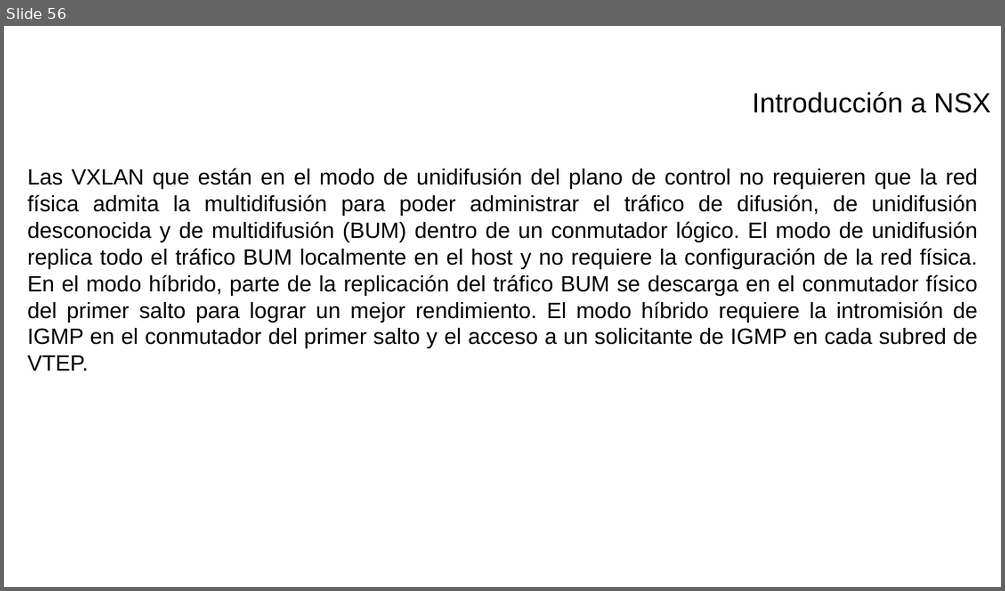
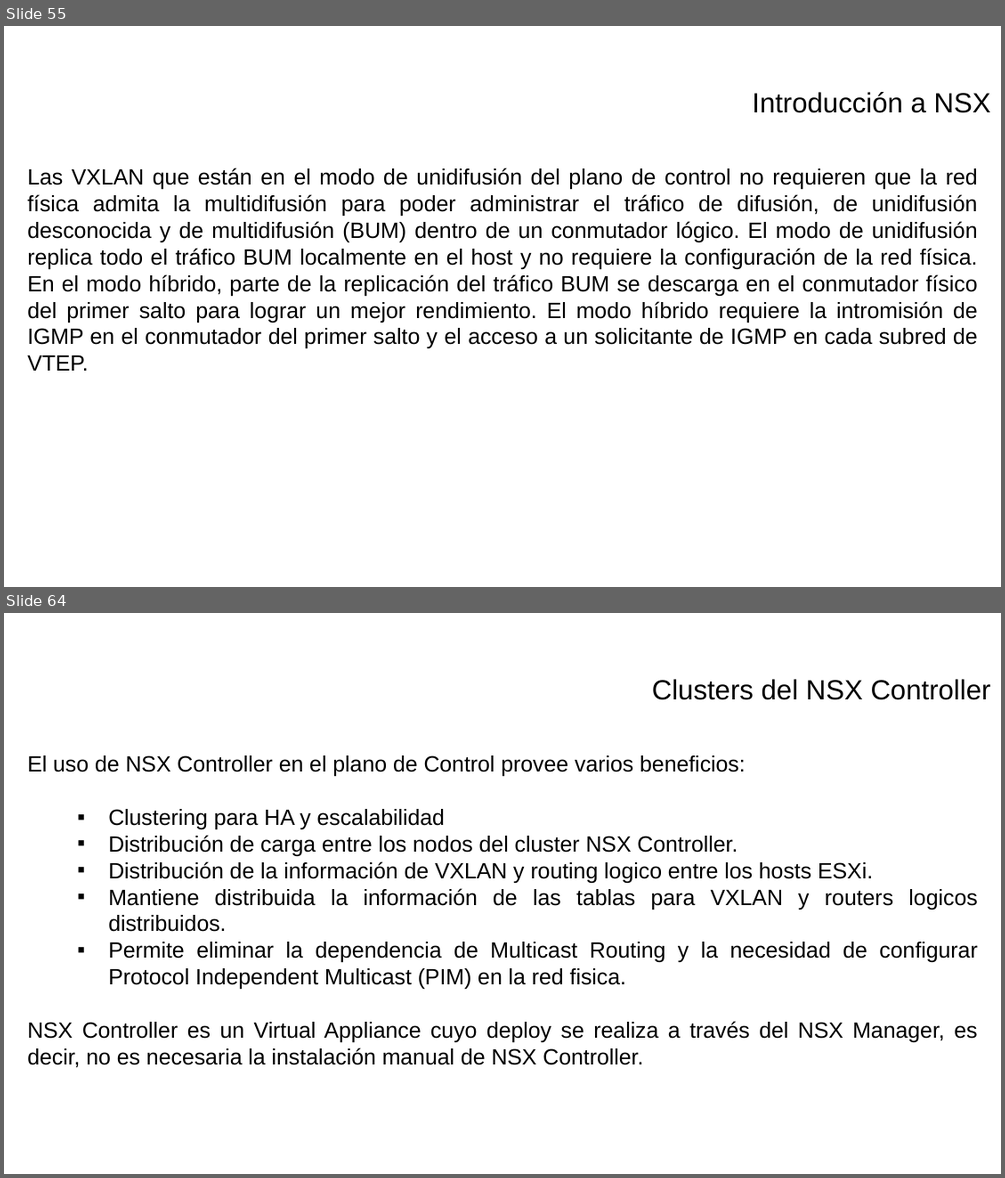
Before and after one commit to israelcts/curso_vmware_nsx_sedena, a slide deck: VMWare - I.pptx. Shown one above the other, each under a label of ours: slide 56 before the commit, slides 55 and 64 after it; the slides between them are not shown. The pictures are 1005x591 and 1005x1178 pixels, drawn with LibreOffice and Linux fonts; fonts in the diff are those of the drawing; background and template pictures are left out. Boxes give left, top, right and bottom in pixels: in the first picture for what was removed or moved away, otherwise in the second. Text is boxed around its words. In the diff, an @@ line names an element or a change of style, - is before the commit and + after.

```diff
--- a/VMWare - I.pptx
+++ b/VMWare - I.pptx
@@ slide 64 added at [4, 613, 1001, 1174], background picture (left out) @@
@@ text added at [652, 679, 991, 700], 20 pt, text #000000 @@
+Clusters del NSX Controller
@@ text added at [27, 755, 977, 1068], 16 pt, text #000000 @@
+El uso de NSX Controller en el plano de Control provee varios beneficios:
+  ▪ Clustering para HA y escalabilidad
+  ▪ Distribución de carga entre los nodos del cluster NSX Controller.
+  ▪ Distribución de la información de VXLAN y routing logico entre los hosts ESXi.
+  ▪ Mantiene distribuida la información de las tablas para VXLAN y routers logicos distribuidos.
+  ▪ Permite eliminar la dependencia de Multicast Routing y la necesidad de configurar Protocol Independent Multicast (PIM) en la red fisica.
+NSX Controller es un Virtual Appliance cuyo deploy se realiza a través del NSX Manager, es decir, no es necesaria la instalación manual de NSX Controller.
@@ what was slide 56 is now slide 55 @@
```
Also in this commit, not shown: 9 other slides added, 1 slide removed, 1 other file.
